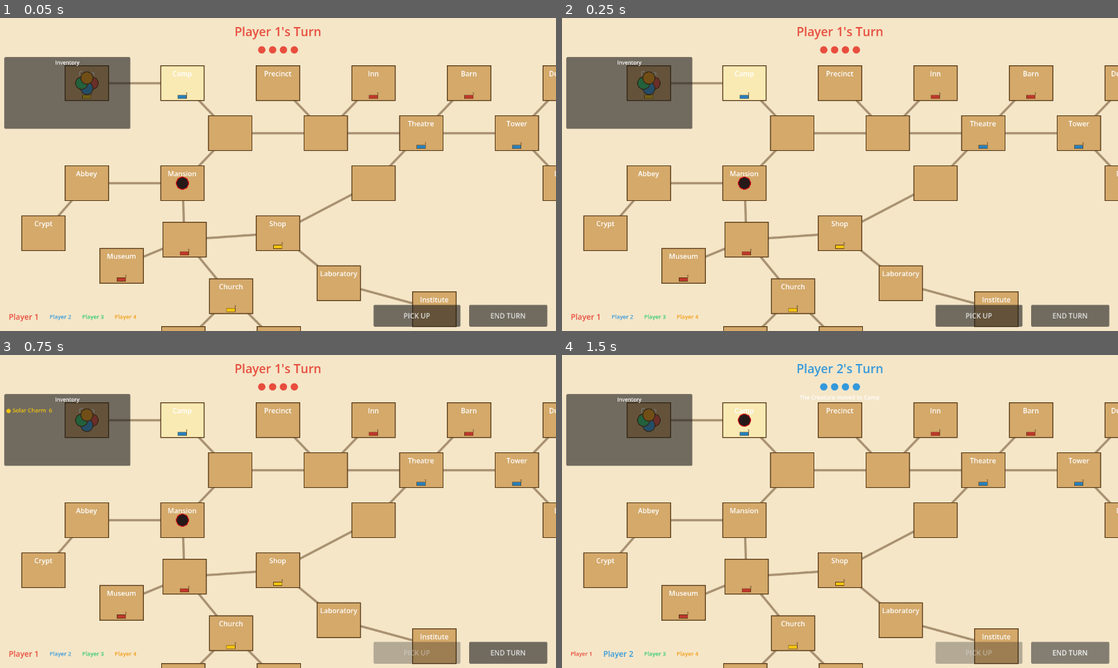
Above: before the commit, frames 1-4 (two rows, left to right).
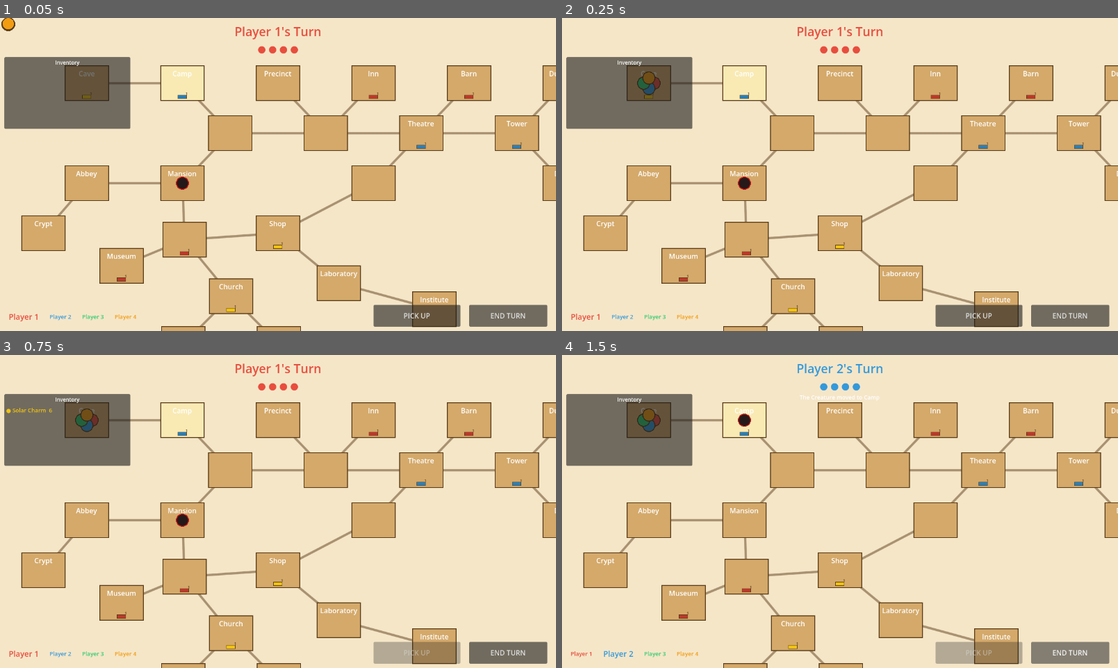
Above: after the commit, the same moments.

Repository: arlopurcell/horrified-board-game
Game: Godot game, scene res://scenes/Main.tscn
The game is run twice, just before and just after one commit, with the same random seed, the same clock (stepped at 60 frames per second) and the same inputs. The project has no main scene, so this scene is started directly.
Inputs:
- Up to frame 1 (0.05 s): no input
- Up to frame 2 (0.25 s): no input
- Up to frame 3 (0.75 s): click "PICK UP" at 0.5 s
- Up to frame 4 (1.5 s): click "END TURN" at 1.25 s

The runs differ from the first frame. In frame 1, 0.3% of the frame differs, in the area x 0-18%, y 0-25%; in frame 2, nothing differs; in frame 3, nothing differs; in frame 4, nothing differs.

Commit message:
feat: animate PlayerToken.move_to with tween

Diff:
--- a/scenes/PlayerToken.gd
+++ b/scenes/PlayerToken.gd
@@ -10,8 +10,11 @@
 	_color = data.color
 	queue_redraw()
 
-func move_to(world_pos: Vector2) -> void:
-	position = world_pos
+func move_to(world_pos: Vector2) -> Tween:
+	var tween := create_tween()
+	tween.tween_property(self, "position", world_pos, 0.25) \
+		.set_trans(Tween.TRANS_SINE).set_ease(Tween.EASE_IN_OUT)
+	return tween
 
 func _draw() -> void:
 	draw_circle(Vector2.ZERO, RADIUS, _color)
